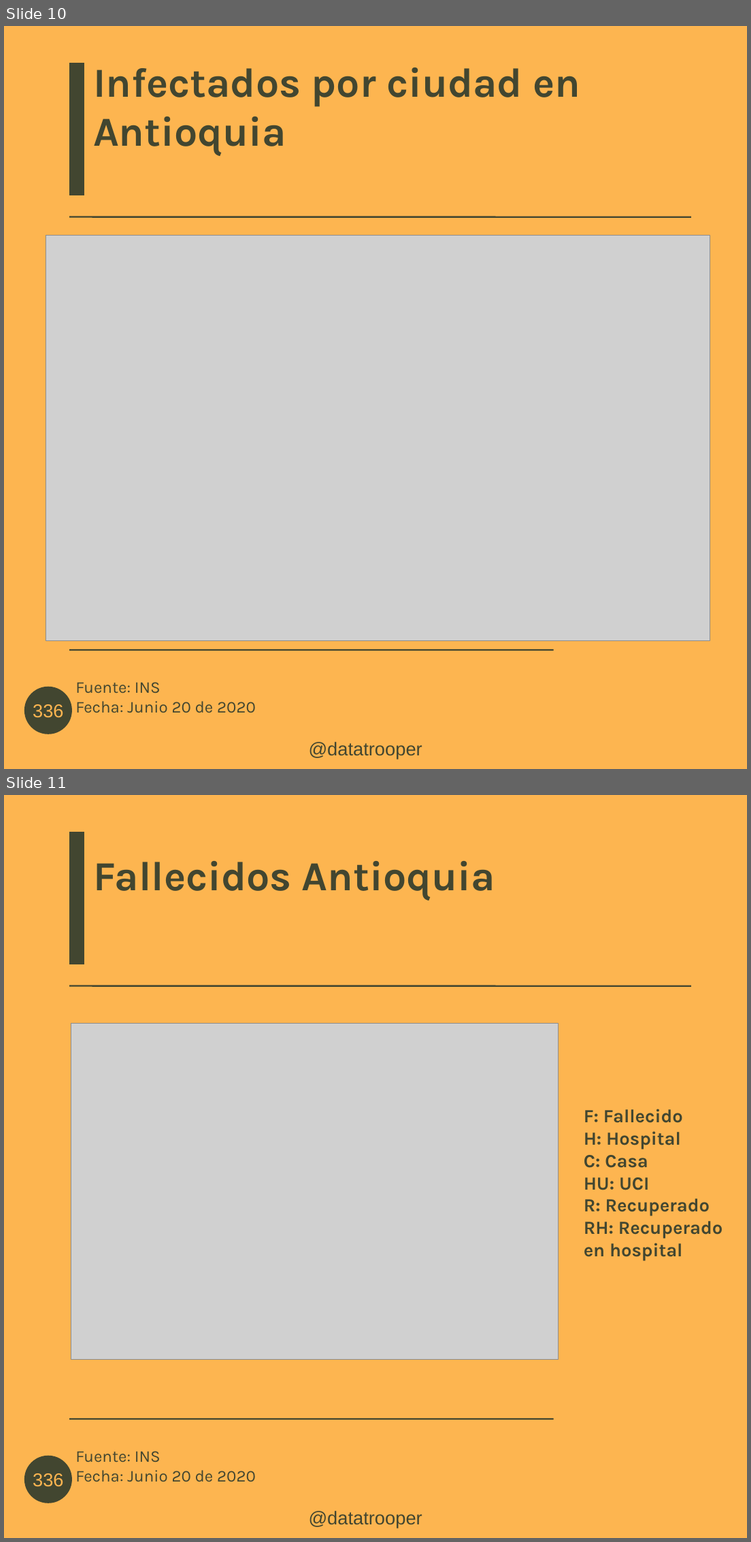
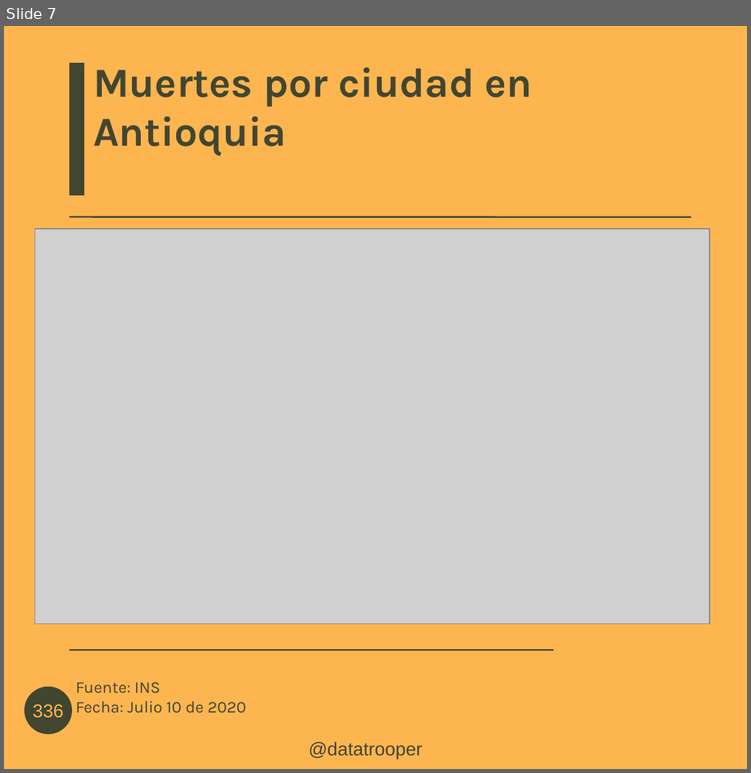
Before and after one commit to datatrooper/instatrooper, a slide deck: styles/covid antioquia junio 22.odp. Shown one above the other, each under a label of ours: slides 10 and 11 before the commit, slide 7 after it. The pictures are 751x1542 and 751x773 pixels, drawn with LibreOffice and Linux fonts; fonts in the diff are those of the drawing; grey boxes stand for pictures; background and template pictures are left out. Boxes give left, top, right and bottom in pixels: in the first picture for what was removed or moved away, otherwise in the second. Text is boxed around its words. In the diff, an @@ line names an element or a change of style, - is before the commit and + after.

```diff
--- a/styles/covid antioquia junio 22.odp
+++ b/styles/covid antioquia junio 22.odp
@@ slide 11 removed at (x1=4, y1=795, x2=747, y2=1538), background #FDB550; not listed: 6 template elements that a slide beside it also shows @@
@@ title removed at (x1=93, y1=861, x2=495, y2=900) @@
-Fallecidos Antioquia
@@ picture removed at (x1=71, y1=1023, x2=558, y2=1359) @@
@@ title removed at (x1=583, y1=1108, x2=723, y2=1261) @@
-F: Fallecido
-H: Hospital
-C: Casa
-HU: UCI
-R: Recuperado
-RH: Recuperado en hospital
@@ what was slide 10 is now slide 7 @@
@@ slide 7 changed as well @@
@@ title at (x1=93, y1=67, x2=532, y2=156): text changed @@
-Infectados por ciudad en Antioquia
+Muertes por ciudad en Antioquia
@@ picture resized from (x1=45, y1=235, x2=709, y2=641) to (x1=35, y1=229, x2=708, y2=624) @@
@@ text at (x1=75, y1=682, x2=246, y2=713): text changed @@
-Fuente: INS
-Fecha: Junio 20 de 2020
+Fuente: INS
+Fecha: Julio 10 de 2020
```
Also in this commit, not shown: 5 other slides changed, 4 slides added, 4 other slides removed, 25 other files.
